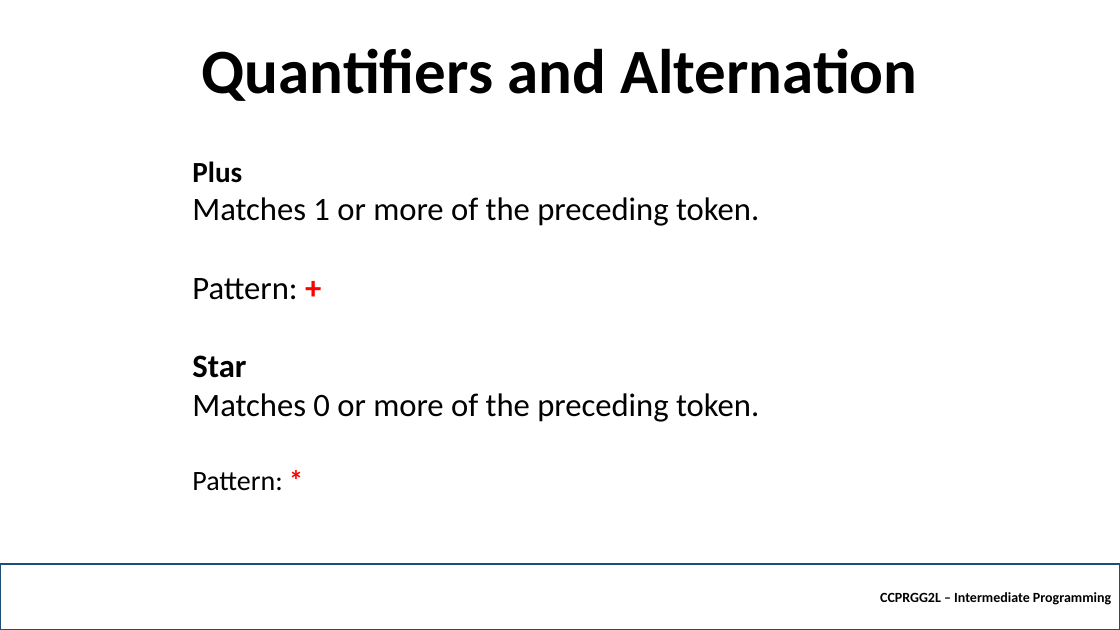
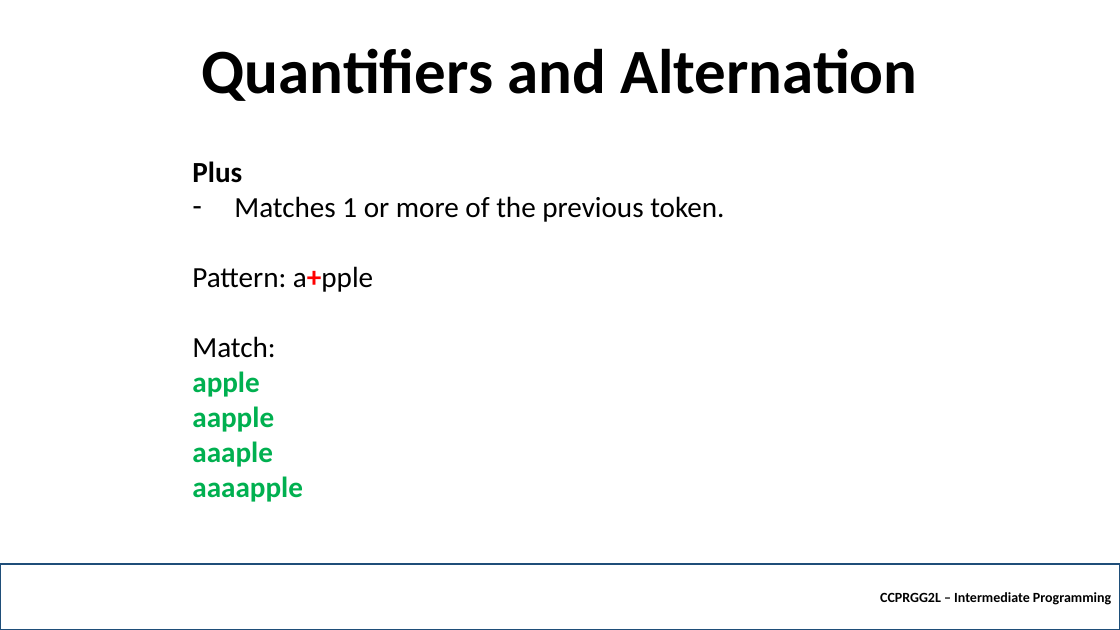
Before and after one commit to robitussin/CCPRGG2L, a slide deck: slide 19 of week_4/Regular Expressions.pptx (slide 18 before the commit). Drawn at 1120x630 pixels with LibreOffice and Linux fonts; fonts in the diff are those of the drawing; background and template pictures are left out. Boxes give left, top, right and bottom in pixels: in the first picture for what was removed or moved away, otherwise in the second. Text is boxed around its words. In the diff, an @@ line names an element or a change of style, - is before the commit and + after.

```diff
--- a/week_4/Regular Expressions.pptx
+++ b/week_4/Regular Expressions.pptx
@@ text at bbox=[192, 196, 724, 502]: text changed; size 28 to 25 pt @@
-Matches 1 or more of the preceding token.
-Pattern: +
-Star
-Matches 0 or more of the preceding token.
-Pattern: *
+– Matches 1 or more of the previous token.
+Pattern: a+pple
+Match:
+apple
+aapple
+aaaple
+aaaapple
```
Also in this commit, not shown: 12 other slides changed, 8 slides added.
